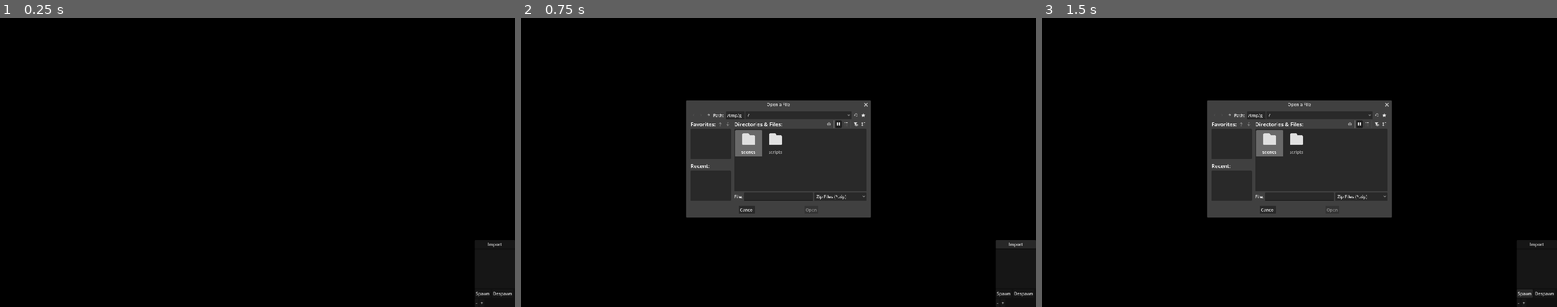
Above: before the commit, frames 1-3 (left to right).
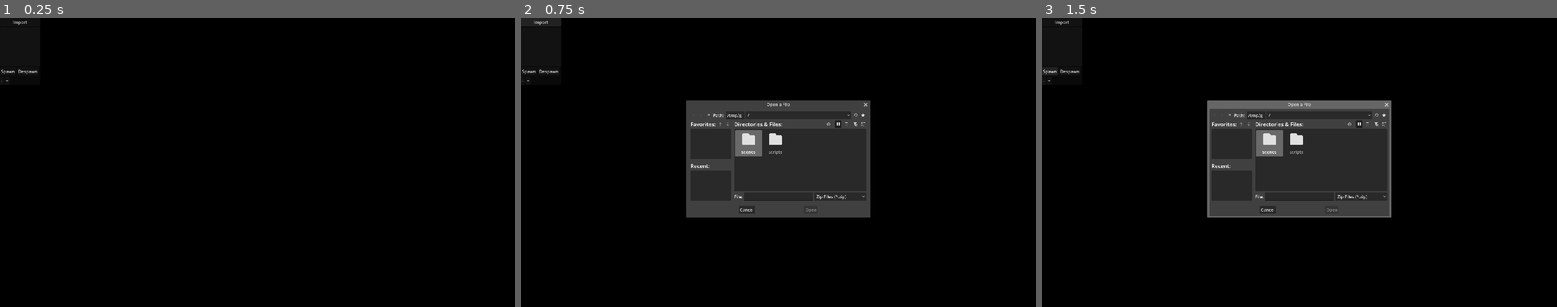
Above: after the commit, the same moments.

Repository: RussellWA/DeskPoke
Game: Godot game, scene res://scenes/main.tscn
The game is run twice, just before and just after one commit, with the same random seed, the same clock (stepped at 60 frames per second) and the same inputs.
Inputs:
- Up to frame 1 (0.25 s): no input
- Up to frame 2 (0.75 s): click "Import" at 0.5 s
- Up to frame 3 (1.5 s): click "Spawn" at 1.25 s

The runs differ from the first frame. In frame 1, 0.2% of the frame differs, in the area x 0-100%, y 0-100%; in frame 2, 0.7%; in frame 3, 1.9%.

Commit message:
feat: Fixed UI

Diff:
--- a/project.godot
+++ b/project.godot
@@ -29,6 +29,7 @@
 window/size/borderless=true
 window/size/always_on_top=true
 window/size/transparent=true
+window/subwindows/embed_subwindows=false
 window/per_pixel_transparency/allowed=true
 window/vsync/vsync_mode=0
 
--- a/scenes/main.tscn
+++ b/scenes/main.tscn
@@ -14,9 +14,17 @@
 [node name="PetManager" type="Node" parent="." unique_id=1937642252]
 script = ExtResource("3_jyhfs")
 
-[node name="CanvasLayer" type="CanvasLayer" parent="." unique_id=17504988]
+[node name="UIWindow" type="Window" parent="." unique_id=679730277]
+transparent_bg = true
+oversampling_override = 1.0
+title = "Menu"
+size = Vector2i(150, 250)
+borderless = true
+transparent = true
 
-[node name="UIPanel" type="PanelContainer" parent="CanvasLayer" unique_id=1488318496]
+[node name="CanvasLayer" type="CanvasLayer" parent="UIWindow" unique_id=17504988]
+
+[node name="UIPanel" type="PanelContainer" parent="UIWindow/CanvasLayer" unique_id=1488318496]
 custom_minimum_size = Vector2(150, 250)
 anchors_preset = 3
 anchor_left = 1.0
@@ -30,42 +38,42 @@
 size_flags_vertical = 3
 script = ExtResource("4_jyhfs")
 
-[node name="VBoxContainer" type="VBoxContainer" parent="CanvasLayer/UIPanel" unique_id=411186552]
+[node name="VBoxContainer" type="VBoxContainer" parent="UIWindow/CanvasLayer/UIPanel" unique_id=411186552]
 layout_mode = 2
 
-[node name="ImportZipButton" type="Button" parent="CanvasLayer/UIPanel/VBoxContainer" unique_id=1837200098]
+[node name="ImportZipButton" type="Button" parent="UIWindow/CanvasLayer/UIPanel/VBoxContainer" unique_id=1837200098]
 layout_mode = 2
 text = "Import"
 
-[node name="PokeList" type="ItemList" parent="CanvasLayer/UIPanel/VBoxContainer" unique_id=431984756]
+[node name="PokeList" type="ItemList" parent="UIWindow/CanvasLayer/UIPanel/VBoxContainer" unique_id=431984756]
 layout_mode = 2
 size_flags_vertical = 3
 select_mode = 1
 
-[node name="SpawnMenu" type="HBoxContainer" parent="CanvasLayer/UIPanel/VBoxContainer" unique_id=370767468]
+[node name="SpawnMenu" type="HBoxContainer" parent="UIWindow/CanvasLayer/UIPanel/VBoxContainer" unique_id=370767468]
 layout_mode = 2
 
-[node name="SpawnBtn" type="Button" parent="CanvasLayer/UIPanel/VBoxContainer/SpawnMenu" unique_id=1786739064]
+[node name="SpawnBtn" type="Button" parent="UIWindow/CanvasLayer/UIPanel/VBoxContainer/SpawnMenu" unique_id=1786739064]
 layout_mode = 2
 text = "Spawn"
 
-[node name="DespawnBtn" type="Button" parent="CanvasLayer/UIPanel/VBoxContainer/SpawnMenu" unique_id=234279107]
+[node name="DespawnBtn" type="Button" parent="UIWindow/CanvasLayer/UIPanel/VBoxContainer/SpawnMenu" unique_id=234279107]
 layout_mode = 2
 text = "Despawn"
 
-[node name="ScaleMenu" type="HBoxContainer" parent="CanvasLayer/UIPanel/VBoxContainer" unique_id=781141157]
+[node name="ScaleMenu" type="HBoxContainer" parent="UIWindow/CanvasLayer/UIPanel/VBoxContainer" unique_id=781141157]
 layout_mode = 2
 
-[node name="DownBtn" type="Button" parent="CanvasLayer/UIPanel/VBoxContainer/ScaleMenu" unique_id=152303428]
+[node name="DownBtn" type="Button" parent="UIWindow/CanvasLayer/UIPanel/VBoxContainer/ScaleMenu" unique_id=152303428]
 layout_mode = 2
 text = "-"
 
-[node name="UpBtn" type="Button" parent="CanvasLayer/UIPanel/VBoxContainer/ScaleMenu" unique_id=1366181563]
+[node name="UpBtn" type="Button" parent="UIWindow/CanvasLayer/UIPanel/VBoxContainer/ScaleMenu" unique_id=1366181563]
 layout_mode = 2
 text = "+"
 
-[connection signal="pressed" from="CanvasLayer/UIPanel/VBoxContainer/ImportZipButton" to="CanvasLayer/UIPanel" method="_on_import_zip_button_pressed"]
-[connection signal="pressed" from="CanvasLayer/UIPanel/VBoxContainer/SpawnMenu/SpawnBtn" to="CanvasLayer/UIPanel" method="_on_spawn_btn_pressed"]
-[connection signal="pressed" from="CanvasLayer/UIPanel/VBoxContainer/SpawnMenu/DespawnBtn" to="CanvasLayer/UIPanel" method="_on_despawn_btn_pressed"]
-[connection signal="pressed" from="CanvasLayer/UIPanel/VBoxContainer/ScaleMenu/DownBtn" to="CanvasLayer/UIPanel" method="_on_down_btn_pressed"]
-[connection signal="pressed" from="CanvasLayer/UIPanel/VBoxContainer/ScaleMenu/UpBtn" to="CanvasLayer/UIPanel" method="_on_up_btn_pressed"]
+[connection signal="pressed" from="UIWindow/CanvasLayer/UIPanel/VBoxContainer/ImportZipButton" to="UIWindow/CanvasLayer/UIPanel" method="_on_import_zip_button_pressed"]
+[connection signal="pressed" from="UIWindow/CanvasLayer/UIPanel/VBoxContainer/SpawnMenu/SpawnBtn" to="UIWindow/CanvasLayer/UIPanel" method="_on_spawn_btn_pressed"]
+[connection signal="pressed" from="UIWindow/CanvasLayer/UIPanel/VBoxContainer/SpawnMenu/DespawnBtn" to="UIWindow/CanvasLayer/UIPanel" method="_on_despawn_btn_pressed"]
+[connection signal="pressed" from="UIWindow/CanvasLayer/UIPanel/VBoxContainer/ScaleMenu/DownBtn" to="UIWindow/CanvasLayer/UIPanel" method="_on_down_btn_pressed"]
+[connection signal="pressed" from="UIWindow/CanvasLayer/UIPanel/VBoxContainer/ScaleMenu/UpBtn" to="UIWindow/CanvasLayer/UIPanel" method="_on_up_btn_pressed"]
--- a/scripts/desktop_controller.gd
+++ b/scripts/desktop_controller.gd
@@ -23,65 +23,51 @@
 	return desktop_rect.size.y
 
 func _process(delta):
+	if get_window().mode == Window.MODE_MINIMIZED:
+		get_window().mode = Window.MODE_WINDOWED
+
+	var poly = PackedVector2Array()
 	var active_pets = get_tree().get_nodes_in_group("pets")
-	var poly = PackedVector2Array()
 
-	var hub_point = Vector2.ZERO
-	var has_hub = false
-
-	if ui_panel and ui_panel.visible:
-		var rect = ui_panel.get_global_rect()
-		var top_left = rect.position
-		var top_right = top_left + Vector2(rect.size.x, 0)
-		var bottom_right = top_left + rect.size
-		var bottom_left = top_left + Vector2(0, rect.size.y)
-
-		hub_point = top_left
-		has_hub = true
-
-		poly.append(top_left)
-		poly.append(top_right)
-		poly.append(bottom_right)
-		poly.append(bottom_left)
-		poly.append(top_left)
-
-	for i in range(active_pets.size()):
-		var pet = active_pets[i]
-		var sprite = pet.get_node_or_null("AnimatedSprite2D")
-
-		if sprite and sprite.sprite_frames:
-			var texture = sprite.sprite_frames.get_frame_texture(sprite.animation, sprite.frame)
-			if texture:
-				var tex_size = texture.get_size()
-				var offset = sprite.offset
-				if sprite.centered:
-					offset -= tex_size / 2.0
-
-				var top_left = sprite.global_position + (offset * sprite.global_scale)
-				var rect_size = tex_size * sprite.global_scale
-
-				var top_right = top_left + Vector2(rect_size.x, 0)
-				var bottom_right = top_left + rect_size
-				var bottom_left = top_left + Vector2(0, rect_size.y)
-
-				if not has_hub:
-					hub_point = top_left
-					has_hub = true
-
-				poly.append(top_left)
-				poly.append(top_right)
-				poly.append(bottom_right)
-				poly.append(bottom_left)
-				poly.append(top_left)
-				poly.append(hub_point) # Trace back to hub
-
-	# If nothing is on screen, fallback to 1x1 pixel
-	if poly.is_empty():
+	# If there are no pets, make the passthrough a tiny 1-pixel dot so it doesn't block the screen
+	if active_pets.is_empty():
 		poly.append(Vector2(0, 0))
 		poly.append(Vector2(1, 0))
 		poly.append(Vector2(1, 1))
 		poly.append(Vector2(0, 1))
+		DisplayServer.window_set_mouse_passthrough(poly)
+		return
 
-	if poly != last_poly:
-		DisplayServer.window_set_mouse_passthrough(poly)
-		last_poly = poly
+	# If there ARE pets, draw the polygon just for them
+	var hub_point = Vector2.ZERO
+	var has_hub = false
+
+	for pet in active_pets:
+		var coll = pet.get_node_or_null("CollisionShape2D")
+		if coll and coll.shape is RectangleShape2D:
+			var rect_size = coll.shape.size * pet.global_scale
+			var center_pos = coll.global_position
+
+			var tl = (center_pos - (rect_size / 2.0)).round()
+			var tr = (tl + Vector2(rect_size.x, 0)).round()
+			var br = (tl + rect_size).round()
+			var bl = (tl + Vector2(0, rect_size.y)).round()
+
+			if not has_hub:
+				hub_point = tl
+				has_hub = true
+
+			poly.append(tl)
+			poly.append(tr)
+			poly.append(br)
+			poly.append(bl)
+			poly.append(tl)
+			poly.append(hub_point) # Trace back to hub so multiple pets connect!
+
+	# Clean the array to prevent Windows crashes
+	var clean_poly = PackedVector2Array()
+	for pt in poly:
+		if clean_poly.is_empty() or clean_poly[clean_poly.size() - 1] != pt:
+			clean_poly.append(pt)
+
+	DisplayServer.window_set_mouse_passthrough(clean_poly)
--- a/scripts/ui/ui_panel.gd
+++ b/scripts/ui/ui_panel.gd
@@ -105,7 +105,7 @@
 		var importer = PokemonImporter.new()
 		var new_pokemon_data = importer.import_pokemon(folder_path)
 
-		$"../../PetManager".spawn_pet(new_pokemon_data)
+		$"../../../PetManager".spawn_pet(new_pokemon_data)
 
 	pokemon_list.deselect_all()
 
